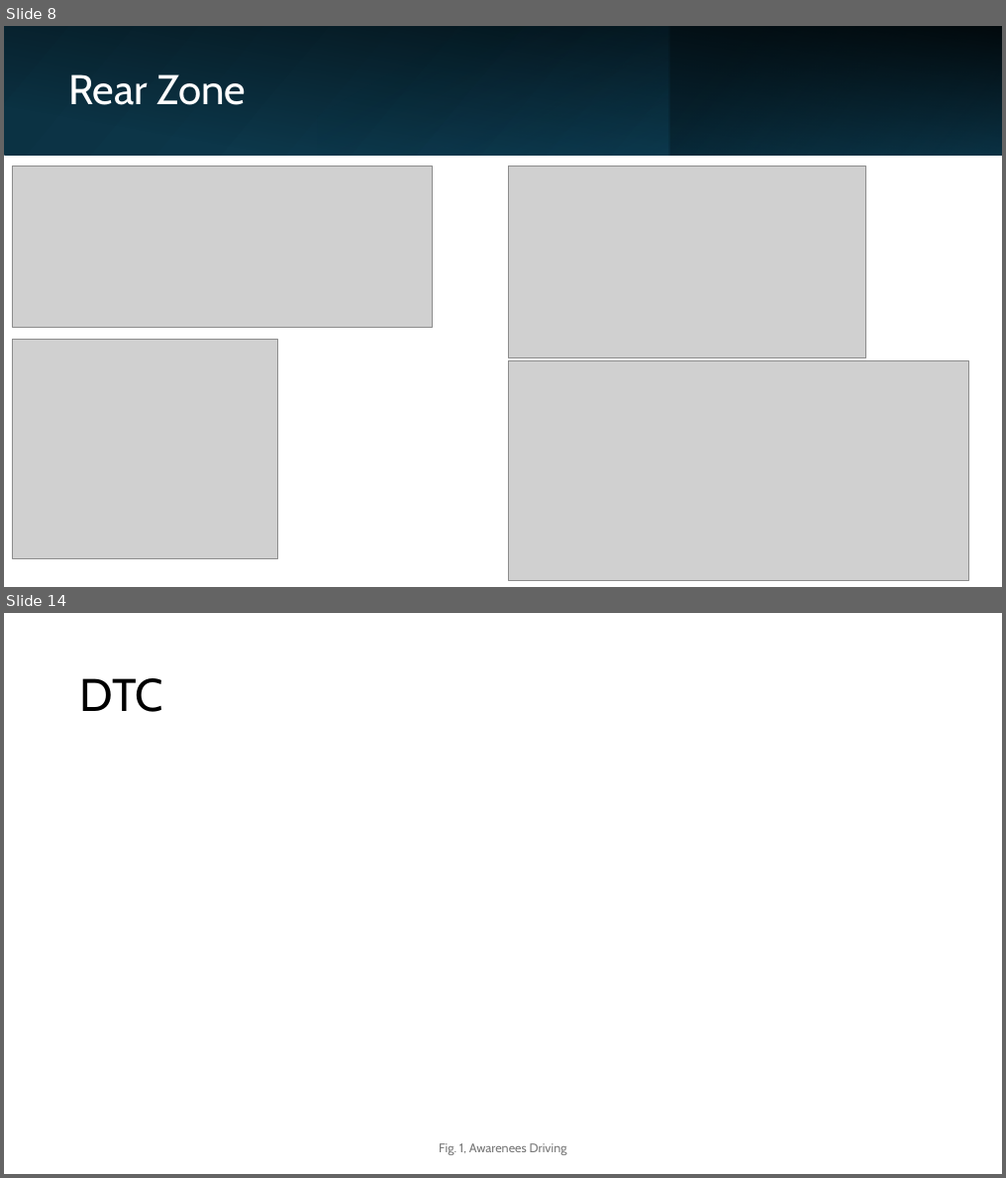
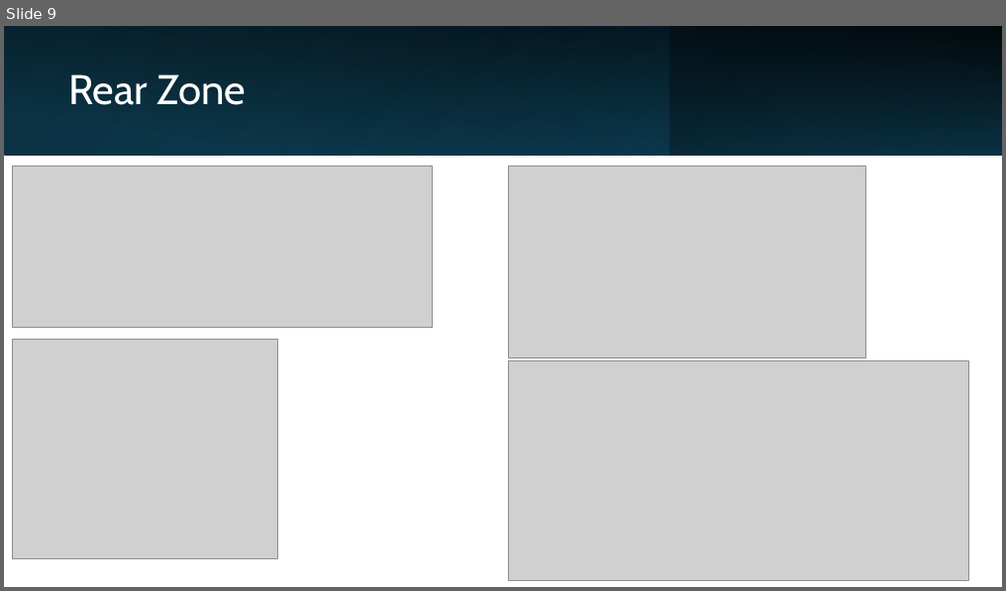
Before and after one commit to LF-RoGu/Model-Base-Systems, a slide deck: Presentation/C-ITS.pptx. Shown one above the other, each under a label of ours: slides 8 and 14 before the commit, slide 9 after it; the slides between them are not shown. The pictures are 1006x1178 and 1006x591 pixels, drawn with LibreOffice and Linux fonts; fonts in the diff are those of the drawing; grey boxes stand for pictures. Boxes give left, top, right and bottom in pixels: in the first picture for what was removed or moved away, otherwise in the second. Text is boxed around its words. In the diff, an @@ line names an element or a change of style, - is before the commit and + after.

```diff
--- a/Presentation/C-ITS.pptx
+++ b/Presentation/C-ITS.pptx
@@ slide 14 removed at (x1=4, y1=613, x2=1002, y2=1174), background #FFFFFF @@
@@ title removed at (x1=80, y1=678, x2=163, y2=712) @@
-DTC
@@ text removed at (x1=439, y1=1144, x2=567, y2=1156) @@
-Fig. 1, Awarenees Driving
@@ what was slide 8 is now slide 9 @@
```
Also in this commit, not shown: 6 slides changed, 10 slides added, 3 other slides removed.
